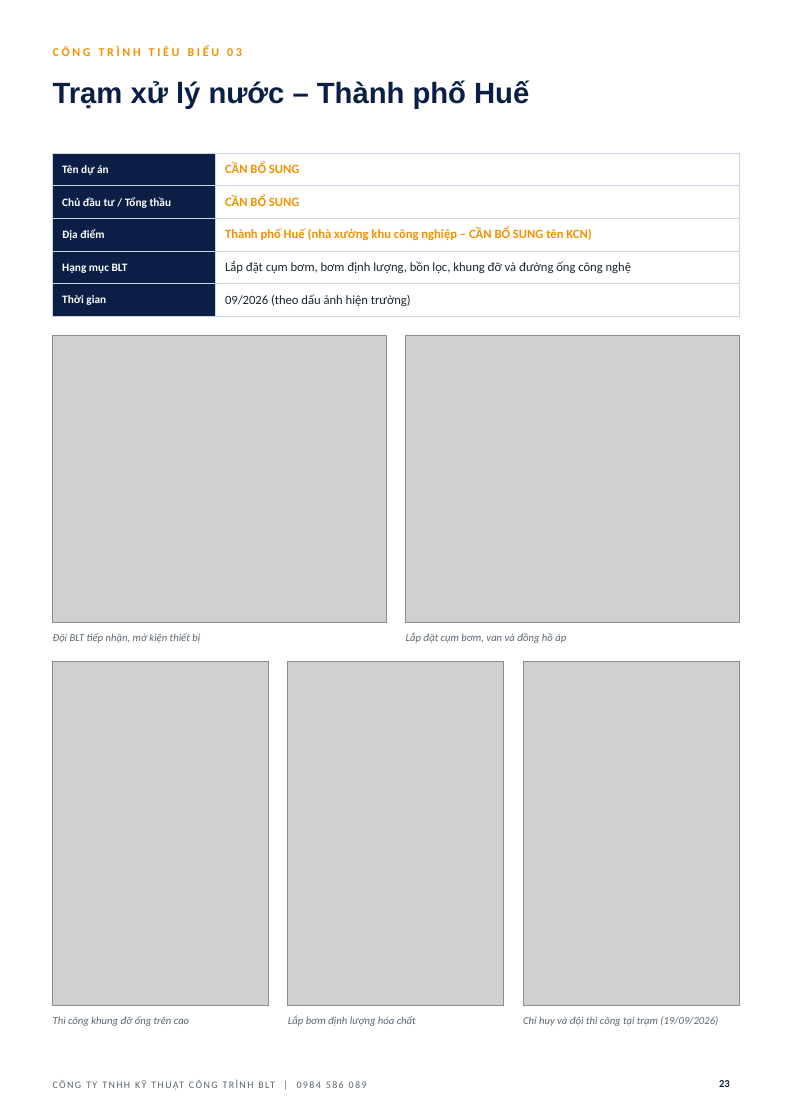
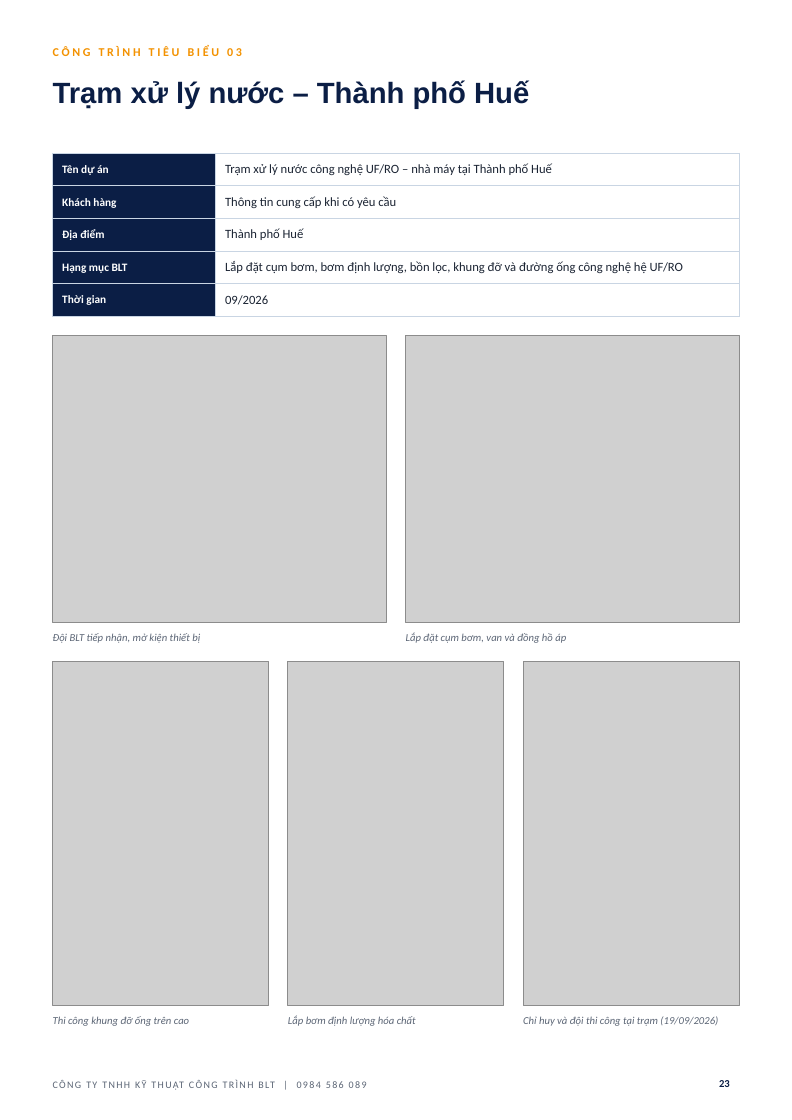
Before and after one commit to haquyenkl2-sys/C-NG-TY-CP-TH-NG-M-I-T-NG-H-P-MINH-PH-T, a slide deck: slide 23 of ho-so-nang-luc-BLT/HO_SO_NANG_LUC_BLT.pptx. Drawn at 792x1120 pixels with LibreOffice and Linux fonts; fonts in the diff are those of the drawing; grey boxes stand for pictures; background and template pictures are left out. Boxes give left, top, right and bottom in pixels: in the first picture for what was removed or moved away, otherwise in the second. Text is boxed around its words. In the diff, an @@ line names an element or a change of style, - is before the commit and + after.

```diff
--- a/ho-so-nang-luc-BLT/HO_SO_NANG_LUC_BLT.pptx
+++ b/ho-so-nang-luc-BLT/HO_SO_NANG_LUC_BLT.pptx
@@ table at (x1=53, y1=153, x2=739, y2=309) @@
-row 1, column 2: CẦN BỔ SUNG
+row 1, column 2: Trạm xử lý nước công nghệ UF/RO – nhà máy tại Thành phố Huế
-row 2, column 1: Chủ đầu tư / Tổng thầu
+row 2, column 1: Khách hàng
-row 2, column 2: CẦN BỔ SUNG
+row 2, column 2: Thông tin cung cấp khi có yêu cầu
-row 3, column 2: Thành phố Huế (nhà xưởng khu công nghiệp – CẦN BỔ SUNG tên KCN)
+row 3, column 2: Thành phố Huế
-row 4, column 2: Lắp đặt cụm bơm, bơm định lượng, bồn lọc, khung đỡ và đường ống công nghệ
+row 4, column 2: Lắp đặt cụm bơm, bơm định lượng, bồn lọc, khung đỡ và đường ống công nghệ hệ UF/RO
-row 5, column 2: 09/2026 (theo dấu ảnh hiện trường)
+row 5, column 2: 09/2026
```
Also in this commit, not shown: 11 other slides changed, 1 other file.
